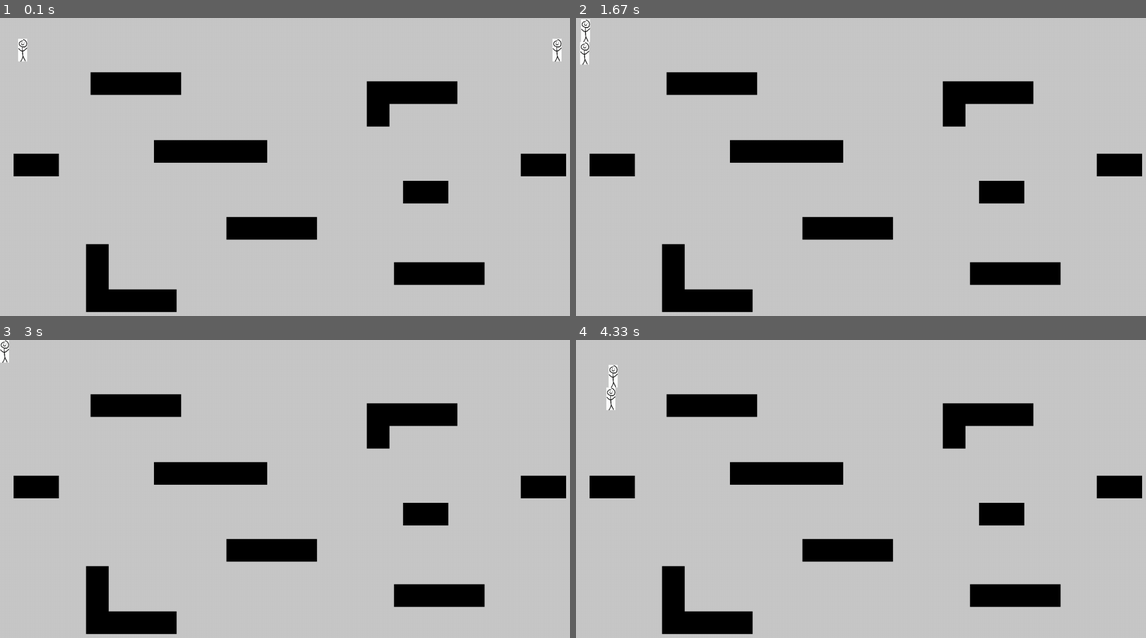
Above: before the commit, frames 1-4 (two rows, left to right).
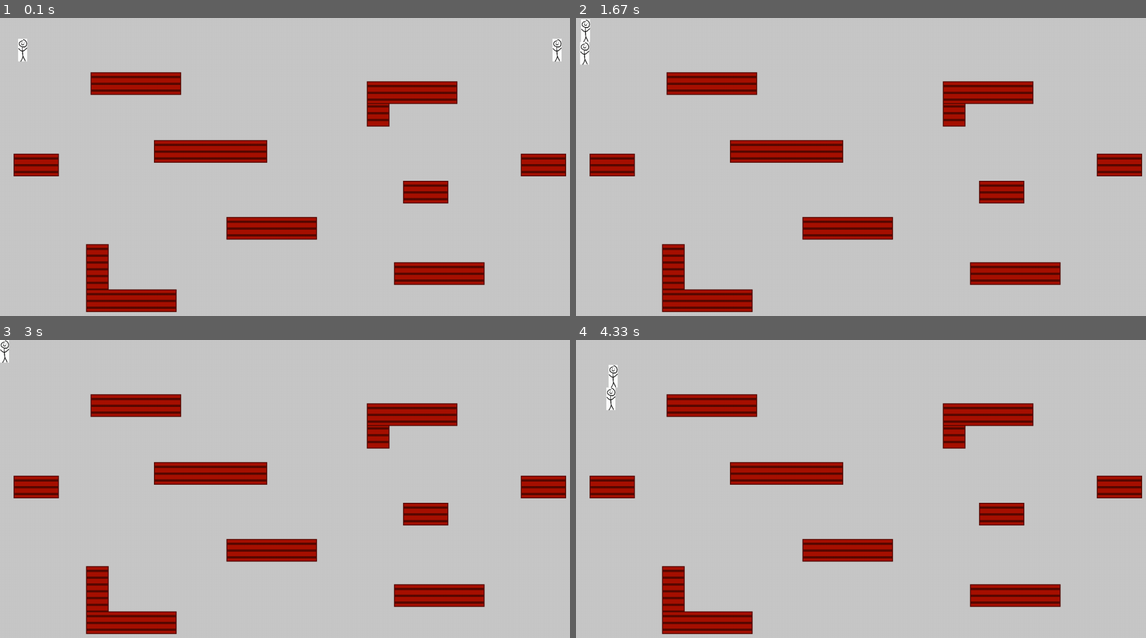
Above: after the commit, the same moments.

Repository: CS196Illinois/Group10-FA21
Game: pygame game, started from Project/game.py
Same seed, same stepped clock (60 frames per second), same inputs: the game is played once before the commit and once after it.
Inputs:
- Up to frame 1 (0.1 s): no input
- Up to frame 2 (1.67 s): tap Space at 0.33, 0.73, 1.03, 1.23, 1.57 s; hold Right 0.67-1.13 s; hold D 0.67-1.13 s; hold Up 1.17-1.47 s; hold W 1.17-1.47 s; hold Right from 1.5 s (still down); hold D from 1.5 s (still down)
- Up to frame 3 (3 s): tap Space at 1.87, 2.07, 2.37, 2.63, 2.97 s; release Right at 1.97 s; release D at 1.97 s; hold Left 2-2.53 s; hold A 2-2.53 s; hold Down 2.57-2.87 s; hold S 2.57-2.87 s; hold Left from 2.9 s (still down); hold A from 2.9 s (still down)
- Up to frame 4 (4.33 s): tap Space at 3.27, 3.4, 3.8, 4.1 s; release Left at 3.3 s; release A at 3.3 s; hold Up 3.33-3.7 s; hold W 3.33-3.7 s; hold Right from 3.73 s (still down); hold D from 3.73 s (still down)

The runs differ from the first frame. In frame 1, 10% of the frame differs, in the area x 2-100%, y 18-99%; in frame 2, 10%; in frame 3, 10%; in frame 4, 10%.

Commit message:
slight platform improvement

Diff:
--- a/Project/game.py
+++ b/Project/game.py
@@ -33,7 +33,7 @@
 
     def __init__(self):
         super(Player, self).__init__()
-        self.surf = pygame.transform.scale(pygame.image.load("playerSprite.png").convert(), (20,50))
+        self.surf = pygame.transform.scale(pygame.image.load("Project\playerSprite.png").convert(), (20,50))
         self.rect = self.surf.get_rect(center = (50,50))
         self.dx, self.dy = 0, 0
         self.touchingPlatform = False
@@ -130,7 +130,7 @@
 
     def __init__(self):
         super(Player2, self).__init__()
-        self.surf = pygame.transform.scale(pygame.image.load("playerSprite.png").convert(), (20,50))
+        self.surf = pygame.transform.scale(pygame.image.load("Project\playerSprite.png").convert(), (20,50))
         self.rect = self.surf.get_rect(center = (SCREEN_WIDTH-50,50))
         self.dx, self.dy = 0, 0
         self.touchingPlatform = False
@@ -229,11 +229,14 @@
    def __init__(self, xPos, yPos, xSize, ySize):
         super(Platform, self).__init__()
         self.surf = pygame.Surface((xSize,ySize))
-        self.surf.set_colorkey((0,0,1), RLEACCEL)
+        self.surf.fill((87, 9, 0))
         self.rect = self.surf.get_rect(
             left = xPos,
             top = yPos
         )
+        pygame.draw.rect(self.surf, (168, 17, 0), pygame.Rect(2, 2, self.rect.width - 4, self.rect.height - 4))
+        for i in range(8, self.rect.height - 2, 15):
+            pygame.draw.rect(self.surf, (87, 9, 0), pygame.Rect(2, i, self.rect.width - 4, 5))
 
 # helper function that creates a new platform and adds it to the needed sprite groups
 def newPlatform(xPos, yPos, xSize, ySize):
@@ -286,7 +289,7 @@
 
 # L platform 2
 newPlatform(810, 140, pw, pw * 2)
-newPlatform(810 + pw, 140, pw * 3, pw)
+newPlatform(810, 140, pw * 4, pw)
 
 #move_up_sound = pygame.mixer.Sound("ao.ogg")
 #move_down_sound = pygame.mixer.Sound("ao.ogg")
